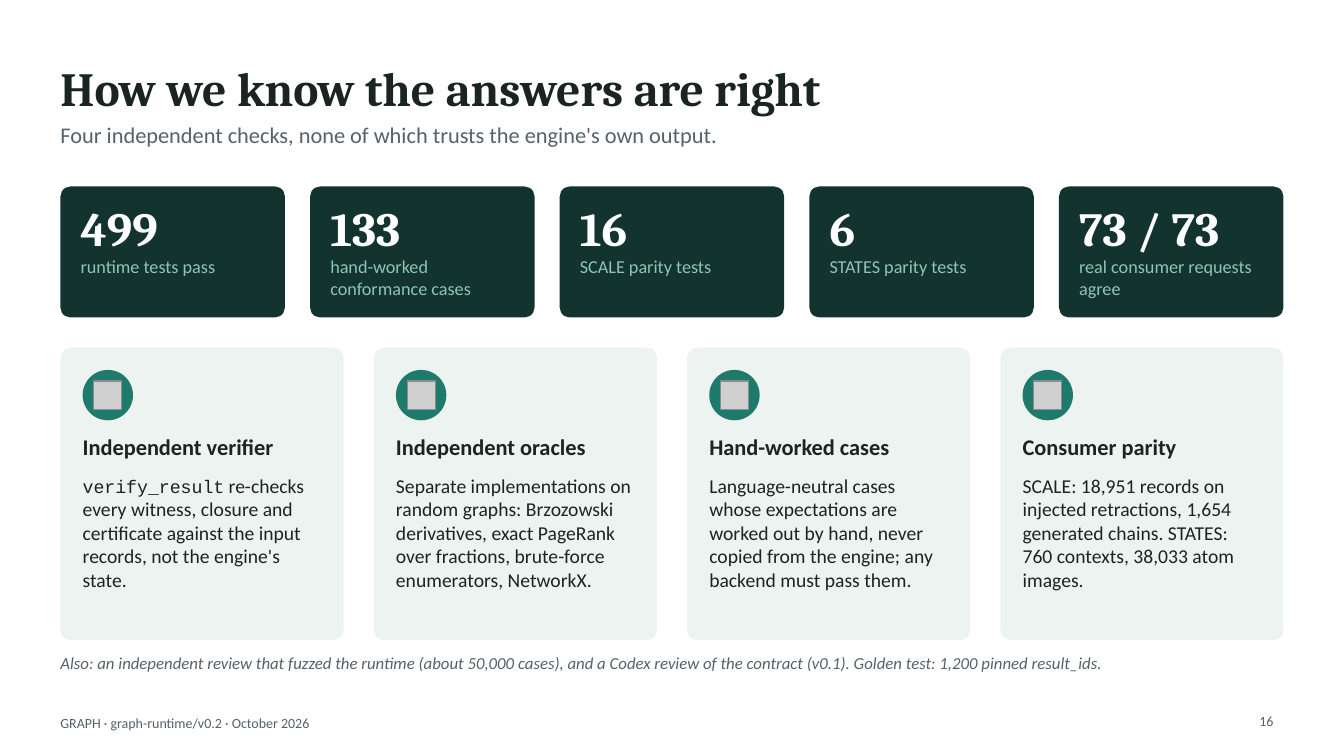
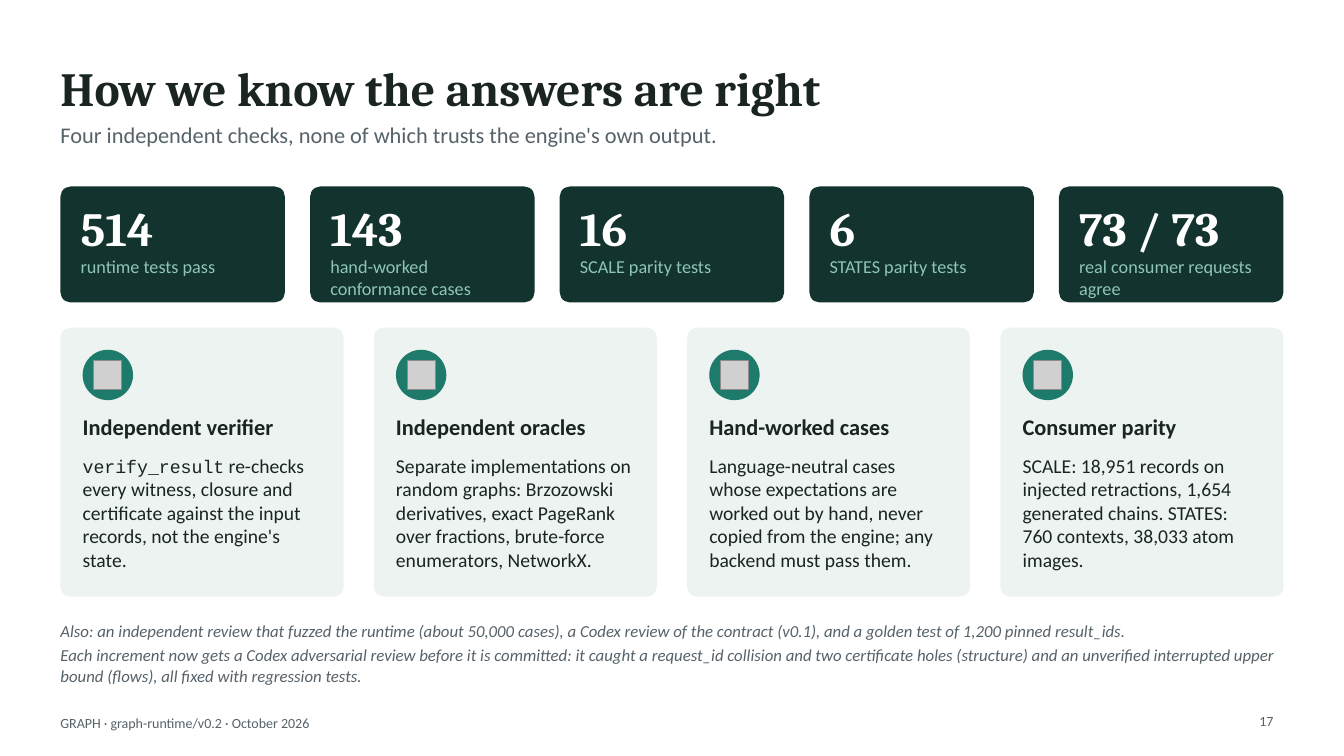
Before and after one commit to hlxin/graph, a slide deck: slide 17 of docs/GRAPH_slides.pptx (slide 16 before the commit). Drawn at 1344x756 pixels with LibreOffice and Linux fonts; fonts in the diff are those of the drawing; grey boxes stand for pictures. Boxes give left, top, right and bottom in pixels: in the first picture for what was removed or moved away, otherwise in the second. Text is boxed around its words. In the diff, an @@ line names an element or a change of style, - is before the commit and + after.

```diff
--- a/docs/GRAPH_slides.pptx
+++ b/docs/GRAPH_slides.pptx
@@ rounded rectangle: place and size @@
-rounded rectangle at (60,187,285,318)
+rounded rectangle at (60,187,285,302)
@@ rounded rectangle: place and size @@
-rounded rectangle at (311,187,535,318)
+rounded rectangle at (311,187,535,302)
@@ rounded rectangle: place and size @@
-rounded rectangle at (560,187,784,318)
+rounded rectangle at (560,187,784,302)
@@ rounded rectangle: place and size @@
-rounded rectangle at (810,187,1034,318)
+rounded rectangle at (810,187,1034,302)
@@ rounded rectangle: place and size @@
-rounded rectangle at (1060,187,1285,318)
+rounded rectangle at (1060,187,1285,302)
@@ text at (81,213,154,247): text changed @@
-499
+514
@@ text at (330,213,402,247): text changed @@
-133
+143
@@ rounded rectangle: place and size @@
-rounded rectangle at (60,348,344,640)
+rounded rectangle at (60,328,344,597)
@@ rounded rectangle: place and size @@
-rounded rectangle at (374,348,657,640)
+rounded rectangle at (374,328,657,597)
@@ rounded rectangle: place and size @@
-rounded rectangle at (688,348,971,640)
+rounded rectangle at (688,328,971,597)
@@ proportions changed in 9 elements at (60,187,285,302), (311,187,535,302), (810,187,1034,302), (1060,187,1285,302), (560,187,784,302), (60,328,344,597), (374,328,657,597), (688,328,971,597), (1000,328,1284,597) @@
@@ rounded rectangle: place and size @@
-rounded rectangle at (1000,348,1284,640)
+rounded rectangle at (1000,328,1284,597)
@@ 4 pictures, 4 texts, 4 ellipses: place and size @@
-4 pictures, 4 texts, 4 ellipses at (83,370,1177,459)
+4 pictures, 4 texts, 4 ellipses at (83,350,1177,439)
@@ text "verify_result re-checks every witness, closure ...": place and size @@
-text "verify_result re-checks every witness, closure ..." at (83,479,304,587)
+text "verify_result re-checks every witness, closure ..." at (83,459,304,567)
@@ text "Separate implementations on random graphs: ...": place and size @@
-text "Separate implementations on random graphs: ..." at (396,479,631,589)
+text "Separate implementations on random graphs: ..." at (396,459,631,569)
@@ text "Language-neutral cases whose expectations are ...": place and size @@
-text "Language-neutral cases whose expectations are ..." at (709,479,933,590)
+text "Language-neutral cases whose expectations are ..." at (709,459,933,570)
@@ text "SCALE: 18,951 records on injected ...": place and size @@
-text "SCALE: 18,951 records on injected ..." at (1023,479,1234,591)
+text "SCALE: 18,951 records on injected ..." at (1023,459,1234,571)
@@ text at (60,625,1274,685): text changed @@
-Also: an independent review that fuzzed the runtime (about 50,000 cases), and a Codex review of the contract (v0.1). Golden test: 1,200 pinned result_ids.
+Also: an independent review that fuzzed the runtime (about 50,000 cases), a Codex review of the contract (v0.1), and a golden test of 1,200 pinned result_ids.
+Each increment now gets a Codex adversarial review before it is committed: it caught a request_id collision and two certificate holes (structure) and an unverified interrupted upper bound (flows), all fixed with regression tests.
@@ text "Also: an independent review that ..." at (60,625,1274,685): vertical alignment top to bottom @@
@@ page number at (1259,717,1273,726): text changed @@
-16
+17
```
Also in this commit, not shown: 8 other slides changed, 1 slide added, 3 other files.
